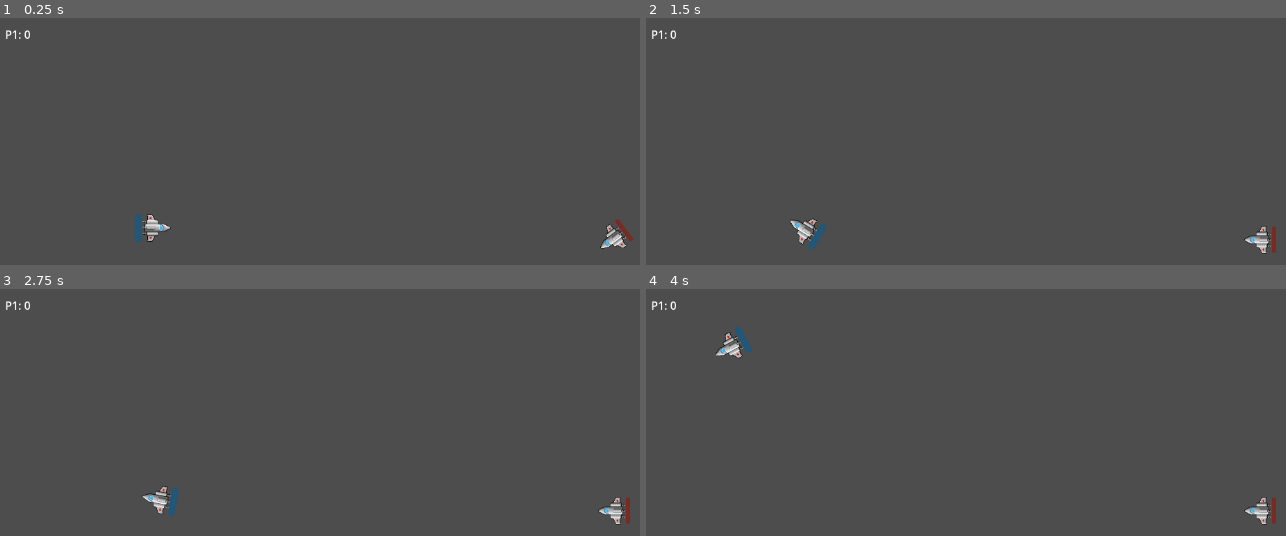
Above: before the commit, frames 1-4 (two rows, left to right).
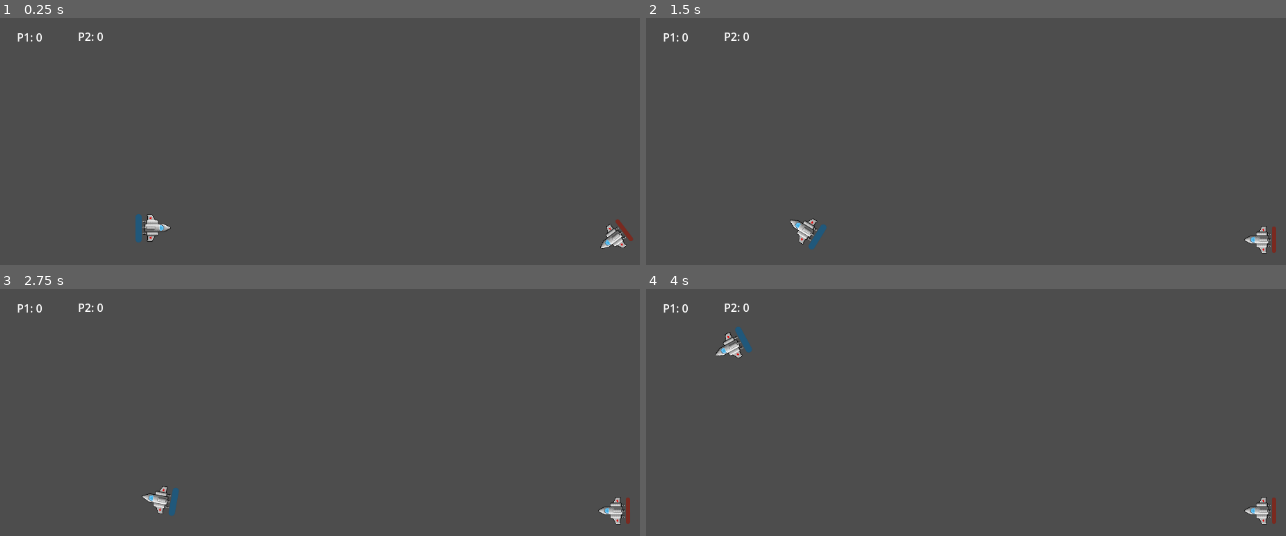
Above: after the commit, the same moments.

Repository: GreatSandwiches/Orbital-Obliteration
Game: Godot game, scene res://Scenes/level.tscn
Same seed, same stepped clock (60 frames per second), same inputs: the game is played once before the commit and once after it.
Inputs:
- Up to frame 1 (0.25 s): no input
- Up to frame 2 (1.5 s): hold Right (ui_right) 0.53-1.28 s; hold Left (ui_left) from 1.28 s (still down)
- Up to frame 3 (2.75 s): release Left (ui_left) at 2.03 s; hold Right (ui_right) from 2.03 s (still down)
- Up to frame 4 (4 s): release Right (ui_right) at 2.78 s; hold Up (ui_up) 2.78-3.53 s; hold Left (ui_left) from 3.53 s (still down)

The runs differ from the first frame. In frame 1, 0.2% of the frame differs, in the area x 0-17%, y 4-10%; in frame 2, 0.2%; in frame 3, 0.2%; in frame 4, 0.2%.

Commit message:
Adding more scoreboard functionality

Diff:
--- a/Scenes/level.gd
+++ b/Scenes/level.gd
@@ -11,3 +11,4 @@
 
 func _process(delta):
 	$P1_score.text = ("P1: " + str(global.p1_score))
+	$P2_score.text = ("P2: " + str(global.p2_score))
--- a/Scenes/level.tscn
+++ b/Scenes/level.tscn
@@ -22,9 +22,16 @@
 limit_right = 1150
 limit_bottom = 650
 
+[node name="P2_score" type="Label" parent="."]
+offset_left = 119.0
+offset_top = 16.0
+offset_right = 357.0
+offset_bottom = 77.0
+text = "P2:"
+
 [node name="P1_score" type="Label" parent="."]
-offset_left = 14.0
-offset_top = 13.0
-offset_right = 190.0
-offset_bottom = 63.0
+offset_left = 31.0
+offset_top = 17.0
+offset_right = 207.0
+offset_bottom = 67.0
 text = "P1:"
